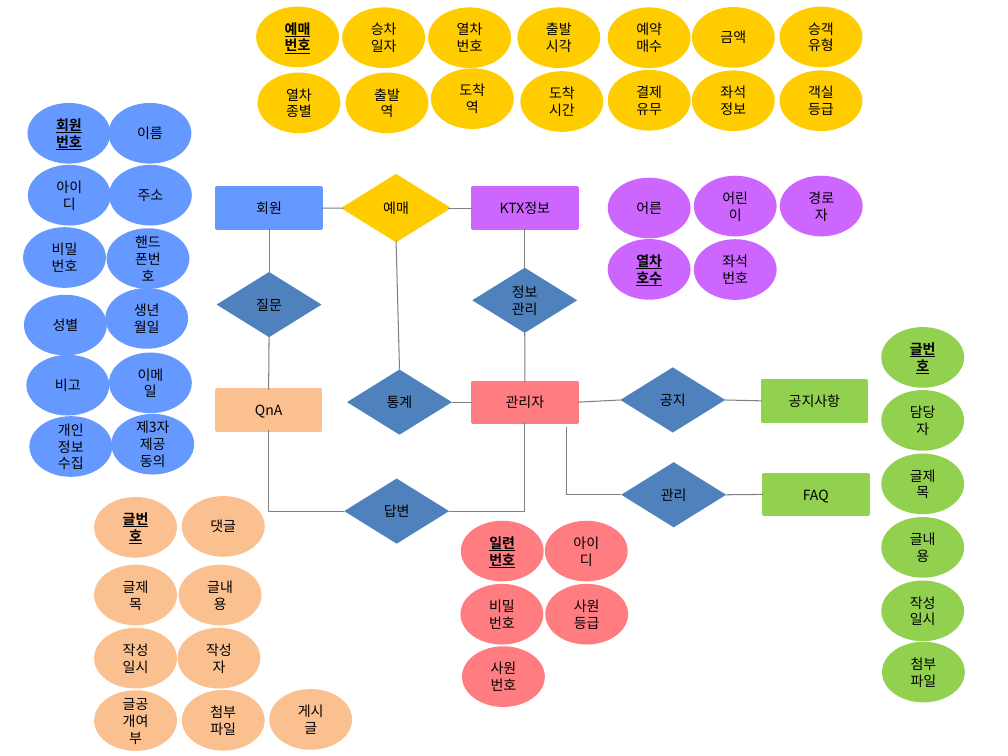
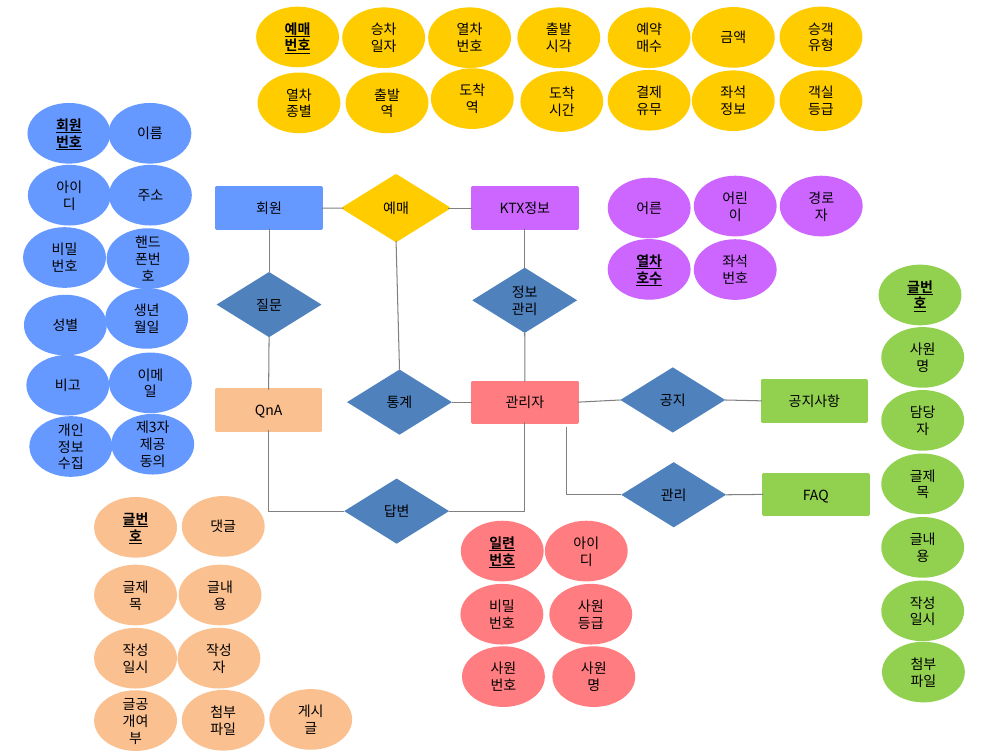
Before and after one commit to JDSeung/KorailTeamProject, a slide deck: slide 1 of ProjectDoc/개체관계도_송도윤.pptx. Drawn at 1008x756 pixels with LibreOffice and Linux fonts; fonts in the diff are those of the drawing. Boxes give left, top, right and bottom in pixels: in the first picture for what was removed or moved away, otherwise in the second. Text is boxed around its words. In the diff, an @@ line names an element or a change of style, - is before the commit and + after.

```diff
--- a/ProjectDoc/개체관계도_송도윤.pptx
+++ b/ProjectDoc/개체관계도_송도윤.pptx
@@ ellipse "글번호" moved from (x1=883, y1=329, x2=963, y2=386) to (x1=880, y1=266, x2=960, y2=324) @@
@@ ellipse added at (x1=883, y1=329, x2=963, y2=386), fill #92D050, outline #92D050 2 pt, 10 pt, text #000000 @@
+사원명
@@ ellipse "사원등급" moved from (x1=546, y1=586, x2=626, y2=643) to (x1=550, y1=586, x2=630, y2=643) @@
@@ ellipse added at (x1=553, y1=648, x2=633, y2=706), fill #FF7C80, outline #FF7C80 2 pt, 10 pt, text #000000 @@
+사원명
```
